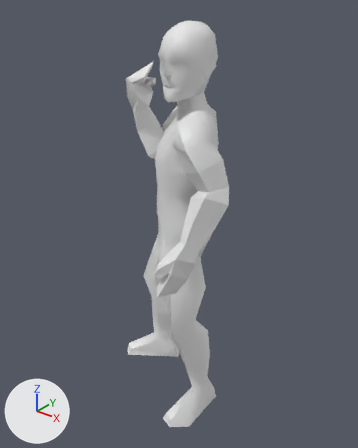
One commit to the FBX model media/anims_X/normal/TTRP_Rifle-One-Hand-Up.fbx: the scene before it, then after it.
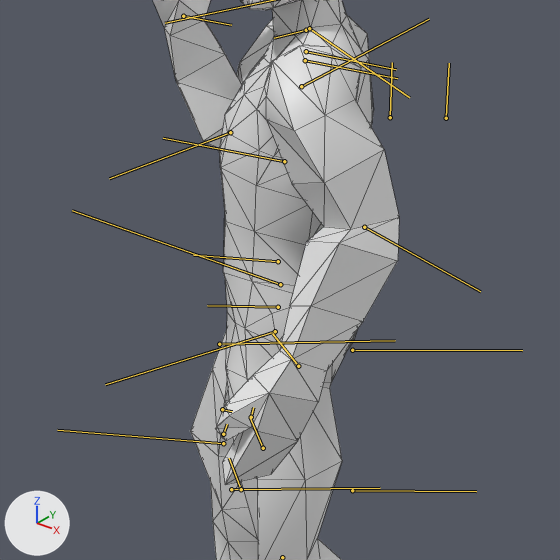
Each version appears first whole from a 50 mm lens placed at (0.699, -0.874, 1.046), pointed at (0.004, -0.004, 0.507), and next in a close-up on the part from 18% to 82% of the width and 22% to 73% of the height. The axes (+X, +Y, +Z) are drawn at lower left. The lights are the same throughout. Both versions are drawn at frame 30 of the action 'TTRP_Rifle-One-Hand-Up'; the numbers are the values there. The bones that bend it are drawn over the model as lines in the close-ups. The close-ups show mesh edges as thin lines.

The first close-up shows 'Body_NoDress'.
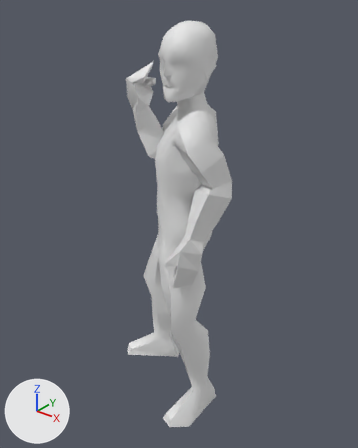
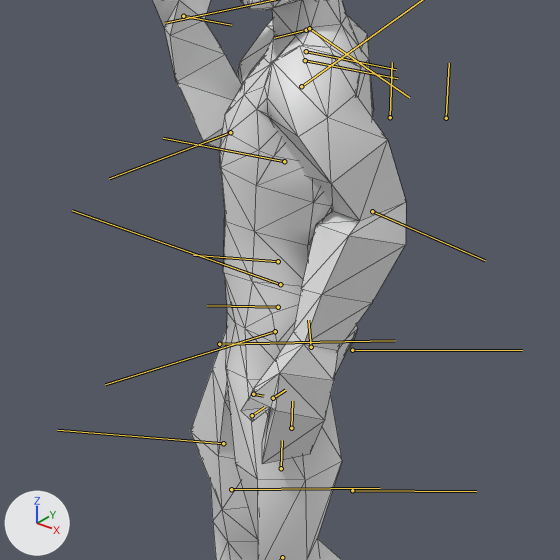
Scene script edits in JSON lines:
```json
{"block": "bone_bip01_l_upperarm", "where": "bone_bip01_l_upperarm = bpy.data.objects['Bip01'].pose.bones['Bip01_L_UpperArm']  # child of 'Bip01_L_Clavicle'"}
{"op": "set", "path": "bone_bip01_l_upperarm.rotation_quaternion", "old": "(0.785, -0.064, 0.568, 0.24)", "new": "(0.719, -0.011, 0.638, 0.273)", "note": "degrees (26, 67, 52) -> degrees (61, 68, 85)"}
{"block": "bone_bip01_l_forearm", "where": "bone_bip01_l_forearm = bpy.data.objects['Bip01'].pose.bones['Bip01_L_Forearm']  # child of 'Bip01_L_UpperArm'"}
{"op": "set", "path": "bone_bip01_l_forearm.rotation_quaternion", "old": "(0.933, 0.0, 0.0, -0.361)", "new": "(0.922, 0.0, 0.0, -0.388)", "note": "degrees (0, 0, -42) -> degrees (0, 0, -46)"}
{"block": "bone_bip01_l_hand", "where": "bone_bip01_l_hand = bpy.data.objects['Bip01'].pose.bones['Bip01_L_Hand']  # child of 'Bip01_L_Forearm'"}
{"op": "set", "path": "bone_bip01_l_hand.rotation_quaternion", "old": "(0.999, -0.037, -0.024, 0.019)", "new": "(0.982, 0.163, -0.089, -0.043)", "note": "degrees (-4, -3, 2) -> degrees (19, -9, -7)"}
```

What differs and where, as boxes [x1, y1, x2, y2] in the close-ups (560 x 560 px):
```json
{"object": "Body_NoDress", "change": "posed", "before": [153, 0, 399, 560], "after": [153, 0, 406, 560]}
{"bone": "Bip01_L_Forearm", "before": "(364, 227) to (480, 291)", "after": "(372, 211) to (485, 260)"}
{"bone": "Bip01_L_Hand", "before": "(298, 366) to (272, 333)", "after": "(311, 347) to (308, 320)"}
```
